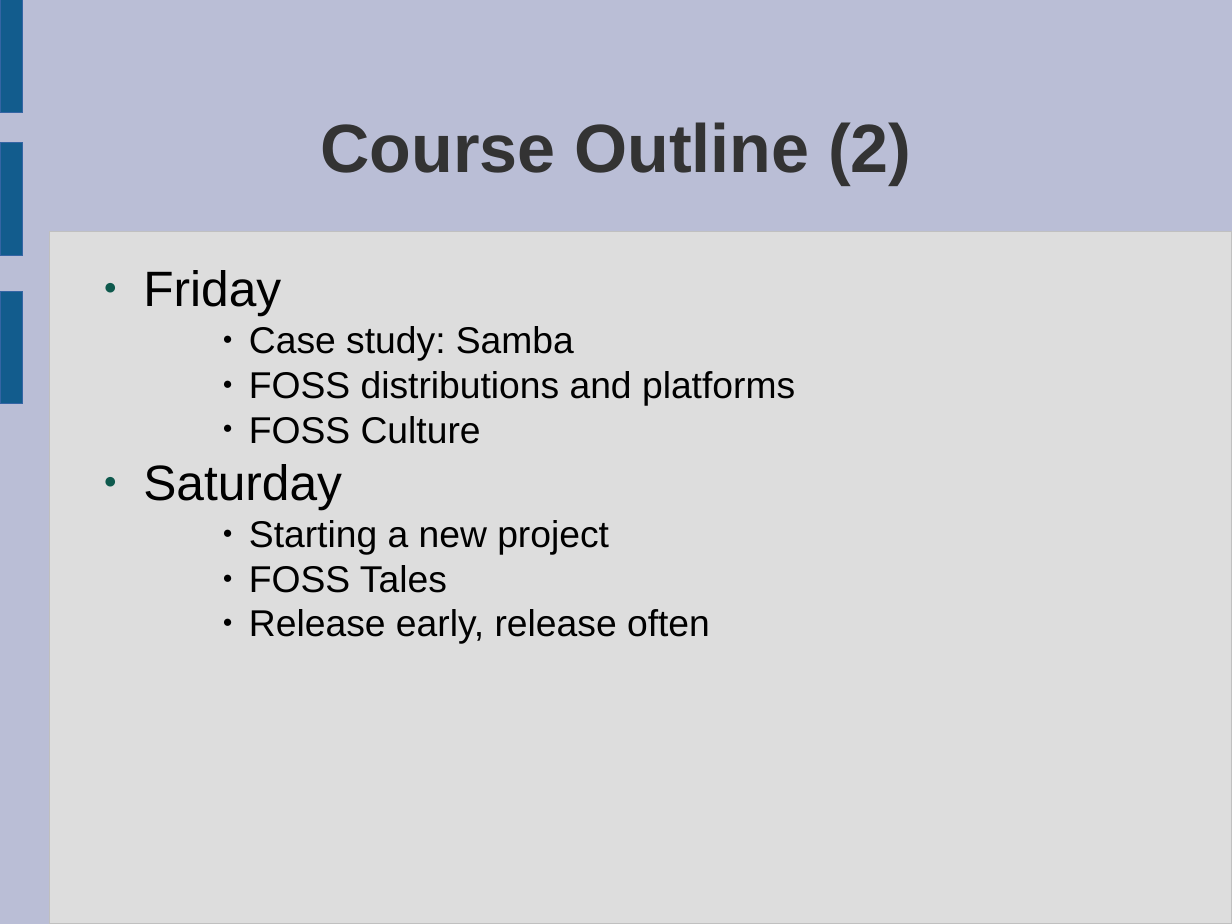
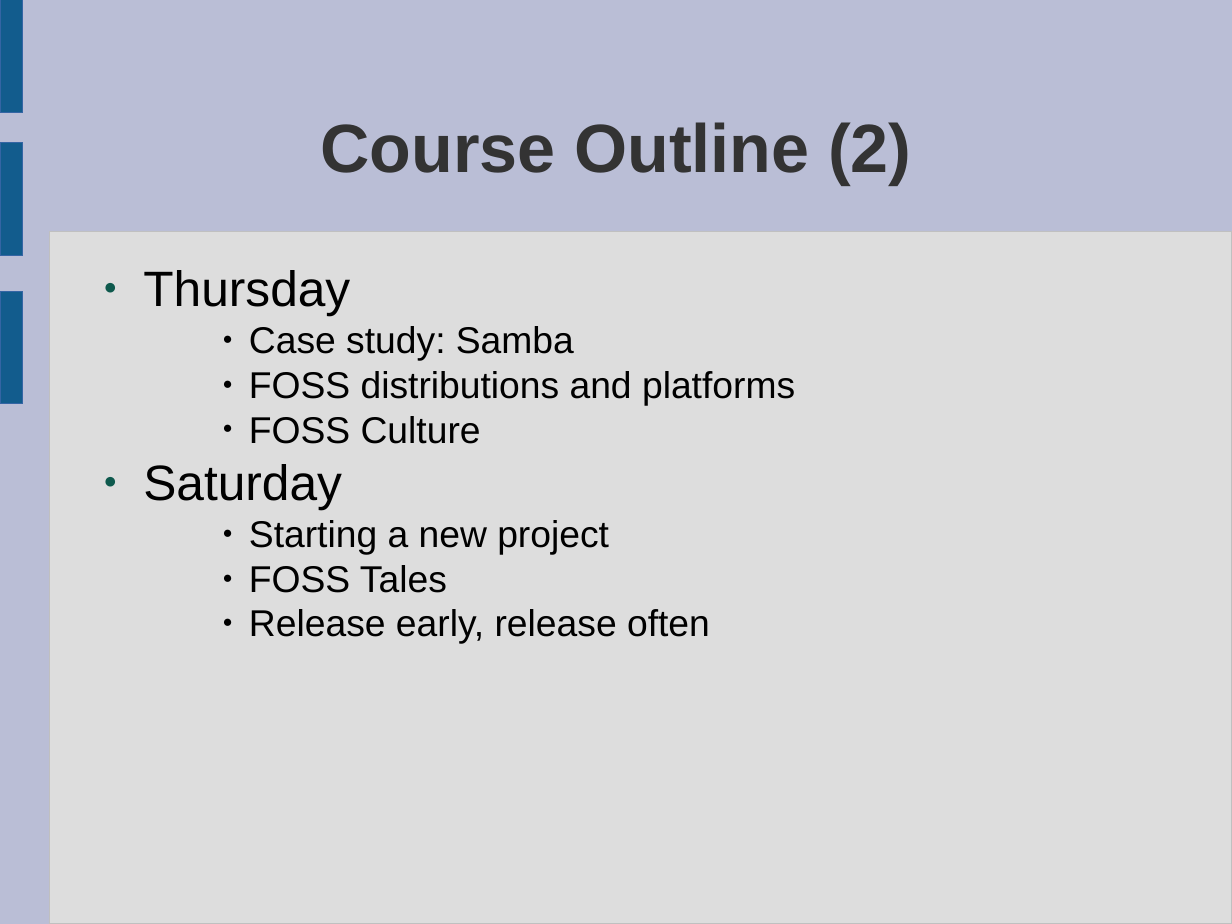
Before and after one commit to laurencesmart/comp8440, a slide deck: slide 7 of lectures/course_introduction.odp. Drawn at 1232x924 pixels with LibreOffice and Linux fonts; fonts in the diff are those of the drawing. Boxes give left, top, right and bottom in pixels: in the first picture for what was removed or moved away, otherwise in the second. Text is boxed around its words. In the diff, an @@ line names an element or a change of style, - is before the commit and + after.

```diff
--- a/lectures/course_introduction.odp
+++ b/lectures/course_introduction.odp
@@ text at box(143, 270, 350, 316): text changed @@
-● Friday
+● Thursday
```
Also in this commit, not shown: 3 other slides changed, 1 other file.
